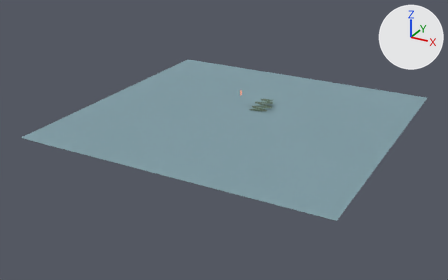
The Blender file tools/blender/scenes/cypress.blend, before and after one commit.
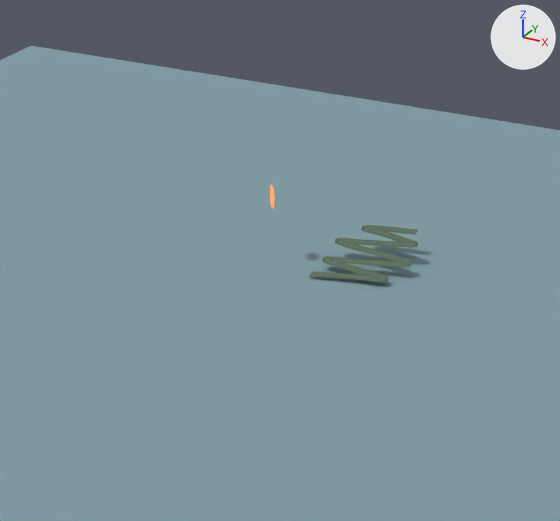
Each version appears first whole from a 50 mm lens placed at (41784.0, -84306.0, 35933.0), pointed at (-1264.0, -6036.0, -3203.0), and next in a close-up on the part from 40% to 68% of the width and 18% to 59% of the height. Every picture has the same lights, and +X, +Y and +Z are marked at upper right. The older version's two pictures come first.

The scene before the commit, as lines of its bpy script (objects in view):
```python
me_land_000 = bpy.data.meshes.new('Land_000')
me_land_000.from_pydata(...)  # 3232 vertices, 1601 faces; spans x -24000.0..24000.0, y -26000.0..20000.0, z 0.0..198.0
me_land_000.materials.append(mat_land)
ob_land_000 = bpy.data.objects.new('Land_000', me_land_000)
ob_land_000.location = (0.0, 0.0, 0.0)
```
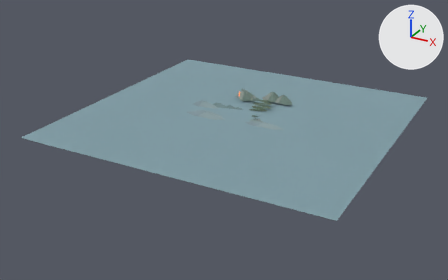
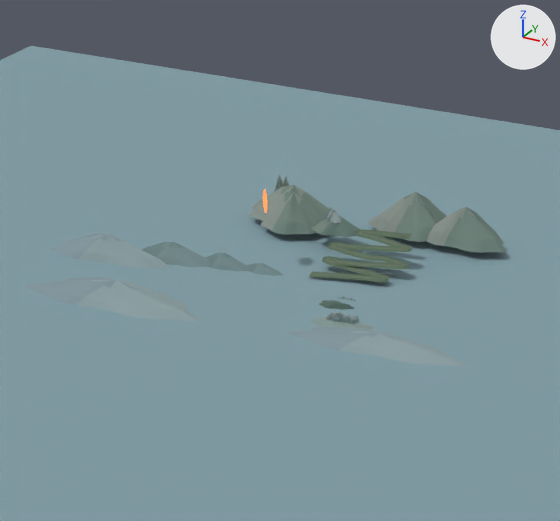
What changed in the scene script:
```text
Add mat_peaks:
    mat_peaks = bpy.data.materials.new('Peaks')
    mat_peaks.use_nodes = True; mat_peaks.node_tree.nodes.clear()
    _N = mat_peaks.node_tree.nodes; _L = mat_peaks.node_tree.links
    n0 = _N.new('ShaderNodeBsdfPrincipled'); n0.name = 'Principled BSDF'
    n0.inputs[2].default_value = 0.85  # 'Roughness'
    n1 = _N.new('ShaderNodeOutputMaterial'); n1.name = 'Material Output'
    n2 = _N.new('ShaderNodeVertexColor'); n2.name = 'Color Attribute'
    n2.layer_name = 'Color'
    _L.new(n0.outputs[0], n1.inputs[0])  # 'BSDF' to 'Surface'
    _L.new(n2.outputs[0], n0.inputs[0])  # 'Color' to 'Base Color'
Add me_peaks:
    me_peaks.from_pydata(...)  # 11785 vertices, 8066 faces; spans x -17000.0..17000.0, y -15500.0..8500.0, z -12.0..1830.0
    me_peaks.materials.append(mat_peaks)
Add ob_peaks:
    ob_peaks = bpy.data.objects.new('Peaks', me_peaks)
    ob_peaks.location = (0.0, 0.0, 0.0)
```

What differs and where, as boxes (x1, y1, x2, y2) in the close-ups (560 x 521 px):
'Peaks', added
    after: (25, 175, 506, 367)
